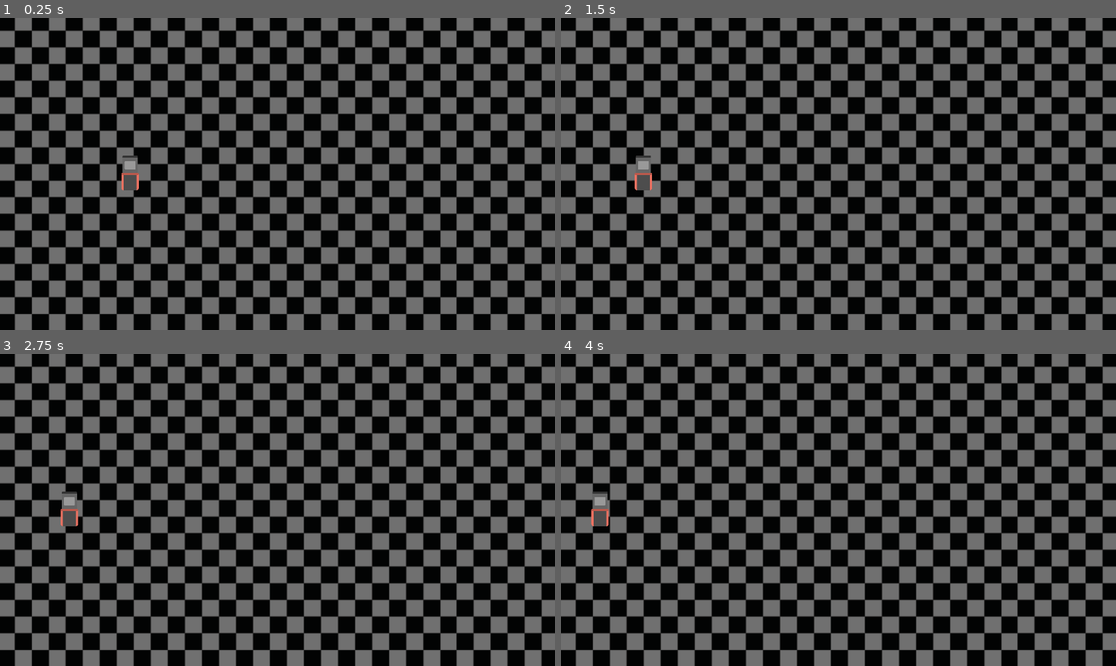
Above: before the commit, frames 1-4 (two rows, left to right).
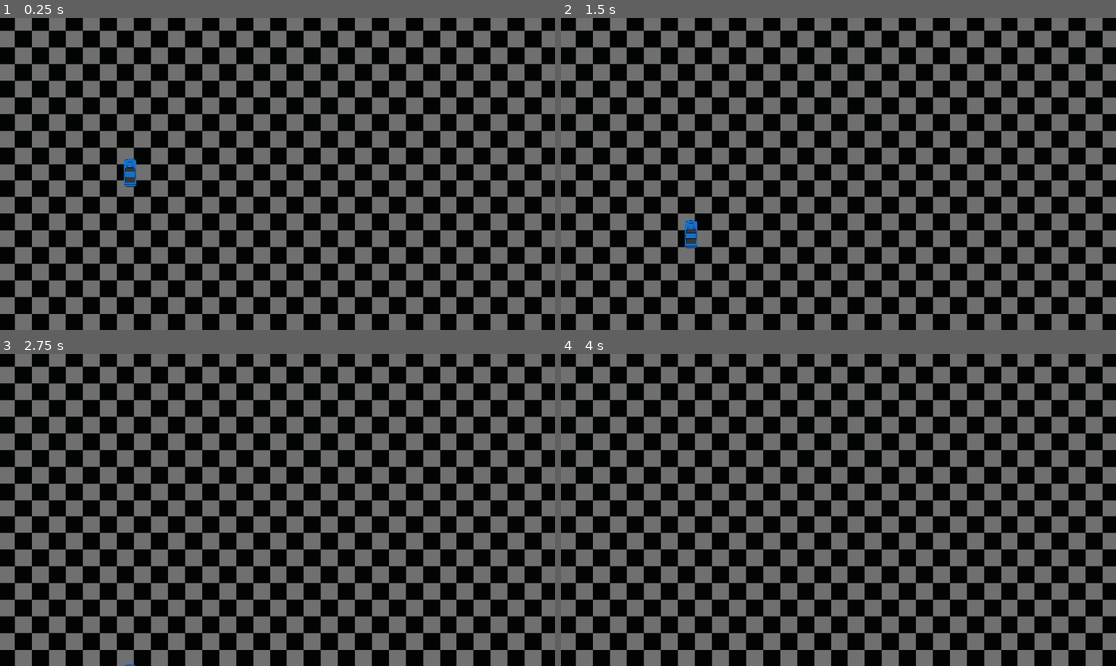
Above: after the commit, the same moments.

Repository: RoboFox031/BlazeShift
Game: Godot game, scene res://Scenes/Testing/testDriveEnviornment.tscn
Two runs of this game, one before a commit and one after it. Both use one fixed random seed, a clock stepped at 60 frames per second and the inputs below. Before the commit the project starts from res://Scenes/Testing/test_drive_enviornment.tscn.
Inputs:
- Up to frame 1 (0.25 s): no input
- Up to frame 2 (1.5 s): tap Enter at 0.5 s; hold W (p1_up) 0.53-1.28 s; hold S (p1_down) from 1.28 s (still down)
- Up to frame 3 (2.75 s): release S (p1_down) at 2.03 s; hold W (p1_up) from 2.03 s (still down)
- Up to frame 4 (4 s): release W (p1_up) at 3.53 s; hold S (p1_down) from 3.53 s (still down)

The runs differ from the first frame. In frame 1, 3.2% of the frame differs, in the area x 0-100%, y 0-100%; in frame 2, 3.4%; in frame 3, 3.2%; in frame 4, 3.2%.

Commit message:
Car Changes

Diff:
--- /dev/null
+++ b/Scenes/Cars/parentCar.tscn
@@ -0,0 +1,20 @@
+[gd_scene load_steps=4 format=3 uid="uid://bwu3f2og4hln5"]
+
+[ext_resource type="Script" path="res://Scripts/Cars/parentCar.gd" id="1_bubl4"]
+[ext_resource type="Texture2D" uid="uid://culs8qglxkg03" path="res://Assets/Sprites/Cars/Mustang Top View.png" id="2_6kyu6"]
+
+[sub_resource type="RectangleShape2D" id="RectangleShape2D_v4y51"]
+size = Vector2(44, 98)
+
+[node name="parentCar" type="CharacterBody2D"]
+script = ExtResource("1_bubl4")
+
+[node name="Sprite2D" type="Sprite2D" parent="."]
+texture = ExtResource("2_6kyu6")
+region_enabled = true
+region_rect = Rect2(64, 20, 43, 98)
+
+[node name="CollisionShape2D" type="CollisionShape2D" parent="."]
+visible = false
+shape = SubResource("RectangleShape2D_v4y51")
+debug_color = Color(0.88312, 0.19237, 0.679116, 0.42)
--- a/Scenes/Cars/parent_car.tscn
+++ /dev/null
@@ -1,19 +0,0 @@
-[gd_scene load_steps=4 format=3 uid="uid://bwu3f2og4hln5"]
-
-[ext_resource type="Script" path="res://Scripts/Cars/parent_car.gd" id="1_bubl4"]
-[ext_resource type="Texture2D" uid="uid://b82b74x642m1m" path="res://icon.svg" id="1_uajyp"]
-
-[sub_resource type="RectangleShape2D" id="RectangleShape2D_v4y51"]
-size = Vector2(65, 120)
-
-[node name="parentCar" type="CharacterBody2D"]
-position = Vector2(37, 0)
-script = ExtResource("1_bubl4")
-
-[node name="Sprite2D" type="Sprite2D" parent="."]
-scale = Vector2(0.15, 0.15)
-texture = ExtResource("1_uajyp")
-
-[node name="CollisionShape2D" type="CollisionShape2D" parent="."]
-position = Vector2(0.5, 0)
-shape = SubResource("RectangleShape2D_v4y51")
--- /dev/null
+++ b/Scenes/Testing/testDriveEnviornment.tscn
@@ -0,0 +1,16 @@
+[gd_scene load_steps=3 format=3 uid="uid://btn8h1ucesygv"]
+
+[ext_resource type="Texture2D" uid="uid://dinjuixewbhxo" path="res://Assets/Sprites/Tracks/checkboard pattern.png" id="1_5antp"]
+[ext_resource type="PackedScene" uid="uid://bwu3f2og4hln5" path="res://Scenes/Cars/parentCar.tscn" id="2_6flfi"]
+
+[node name="TestDriveEnviornment" type="Node2D"]
+
+[node name="Sprite2D" type="Sprite2D" parent="."]
+modulate = Color(0.439049, 0.439049, 0.439049, 1)
+scale = Vector2(2.4, 2.4)
+texture = ExtResource("1_5antp")
+
+[node name="Camera2D" type="Camera2D" parent="."]
+
+[node name="parentCar" parent="." instance=ExtResource("2_6flfi")]
+position = Vector2(-510, -4)
--- a/Scenes/Testing/test_drive_enviornment.tscn
+++ /dev/null
@@ -1,16 +0,0 @@
-[gd_scene load_steps=3 format=3 uid="uid://btn8h1ucesygv"]
-
-[ext_resource type="Texture2D" uid="uid://dinjuixewbhxo" path="res://Assets/Sprites/Tracks/checkboard pattern.png" id="1_a3she"]
-[ext_resource type="PackedScene" uid="uid://bwu3f2og4hln5" path="res://Scenes/Cars/parent_car.tscn" id="2_6hxrk"]
-
-[node name="TestDriveEnviornment" type="Node2D"]
-
-[node name="Sprite2D" type="Sprite2D" parent="."]
-modulate = Color(0.439049, 0.439049, 0.439049, 1)
-scale = Vector2(2.4, 2.4)
-texture = ExtResource("1_a3she")
-
-[node name="Camera2D" type="Camera2D" parent="."]
-
-[node name="parentCar" parent="." instance=ExtResource("2_6hxrk")]
-position = Vector2(-510, -4)
--- a/Scripts/Cars/parent_car.gd
+++ b/Scripts/Cars/parentCar.gd
@@ -1,15 +1,14 @@
 extends CharacterBody2D
 class_name Car
 
-const SPEED = 300.0
-const JUMP_VELOCITY = -400.0
 
-@export var baseAcceleration=0
-@export var baseTopSpeed=0
+@export var baseAcceleration=10
+@export var baseTopSpeed=300
 @export var baseTurnSpeed=0
 @export var baseTurnPower=0
 
-
+#The base deceleration value
+var baseDecel=5
 
 
 
@@ -19,9 +18,9 @@
 	# As good practice, you should replace UI actions with custom gameplay actions.
 	var direction = Input.get_axis("p1_up", "p1_down")
 	if direction:
-		velocity.x = direction * SPEED
+		velocity.y = move_toward(velocity.y, baseTopSpeed, baseAcceleration)
 	else:
-		velocity.x = move_toward(velocity.x, 0, SPEED)
+		velocity.y = move_toward(velocity.y, 0, baseDecel)
 
 	move_and_slide()
 
--- a/project.godot
+++ b/project.godot
@@ -11,7 +11,7 @@
 [application]
 
 config/name="Blaze Shift"
-run/main_scene="res://Scenes/Testing/test_drive_enviornment.tscn"
+run/main_scene="res://Scenes/Testing/testDriveEnviornment.tscn"
 config/features=PackedStringArray("4.3", "GL Compatibility")
 config/icon="res://icon.svg"
 
@@ -23,6 +23,11 @@
 window/size/resizable=false
 window/size/borderless=true
 
+[editor]
+
+naming/node_name_casing=1
+naming/scene_name_casing=0
+
 [input]
 
 ui_accept={
@@ -453,5 +458,6 @@
 
 [rendering]
 
+textures/canvas_textures/default_texture_filter=0
 renderer/rendering_method="gl_compatibility"
 renderer/rendering_method.mobile="gl_compatibility"
Binary file added: Assets/Sprites/Cars/Mustang Top View.png
Not shown, added: Assets/Sprites/Cars/Mustang Top View.png.import
